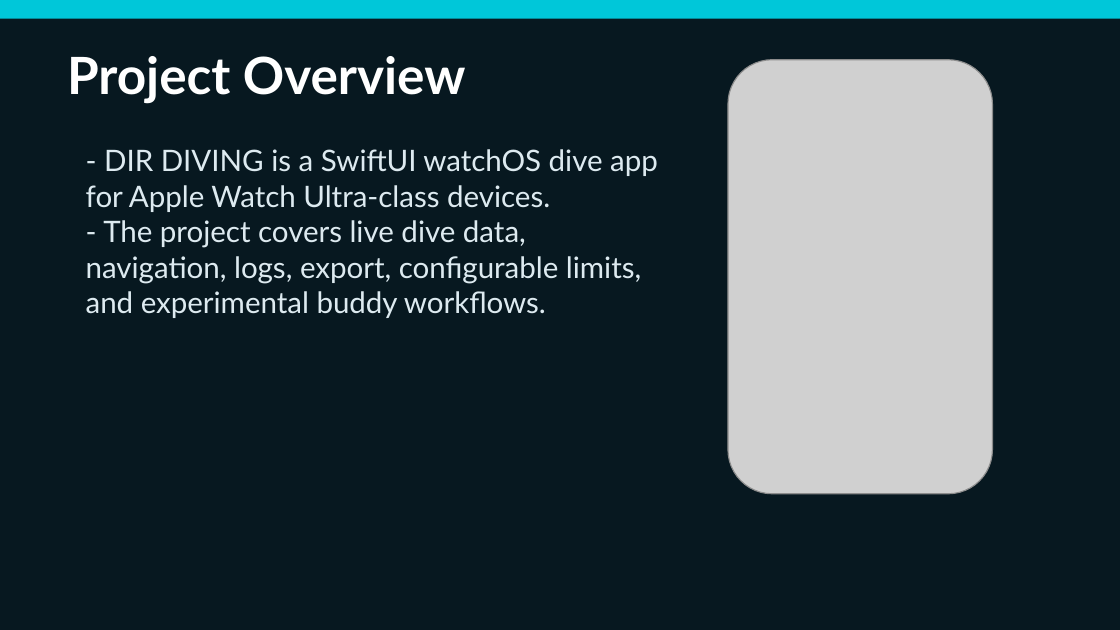
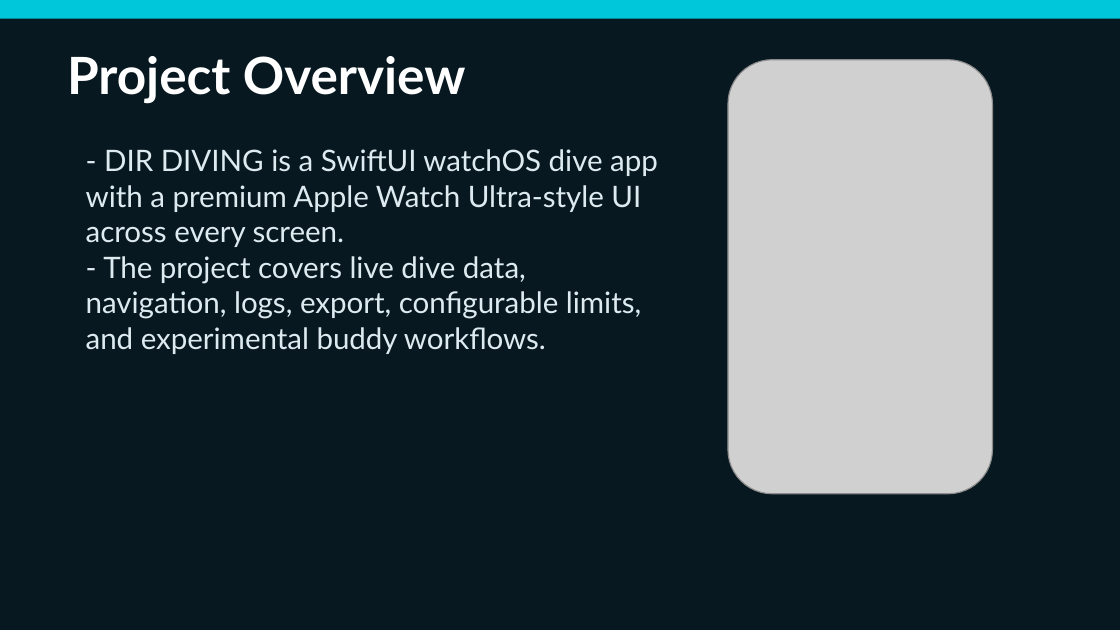
Before and after one commit to egopfe/DirDiving-App, a slide deck: slide 1 of DIR_DIVING_Full_Feature_Presentation.pptx. Drawn at 1120x630 pixels with LibreOffice and Linux fonts; fonts in the diff are those of the drawing; grey boxes stand for pictures. Boxes give left, top, right and bottom in pixels: in the first picture for what was removed or moved away, otherwise in the second. Text is boxed around its words. In the diff, an @@ line names an element or a change of style, - is before the commit and + after.

Commit message:
Document premium UI across branches

```diff
--- a/DIR_DIVING_Full_Feature_Presentation.pptx
+++ b/DIR_DIVING_Full_Feature_Presentation.pptx
@@ text at (86,149,658,247): text changed @@
-- DIR DIVING is a SwiftUI watchOS dive app for Apple Watch Ultra-class devices.
+- DIR DIVING is a SwiftUI watchOS dive app with a premium Apple Watch Ultra-style UI across every screen.
```
Also in this commit, not shown: 4 other slides changed, 1 slide added, 1 slide removed, 6 other files.
